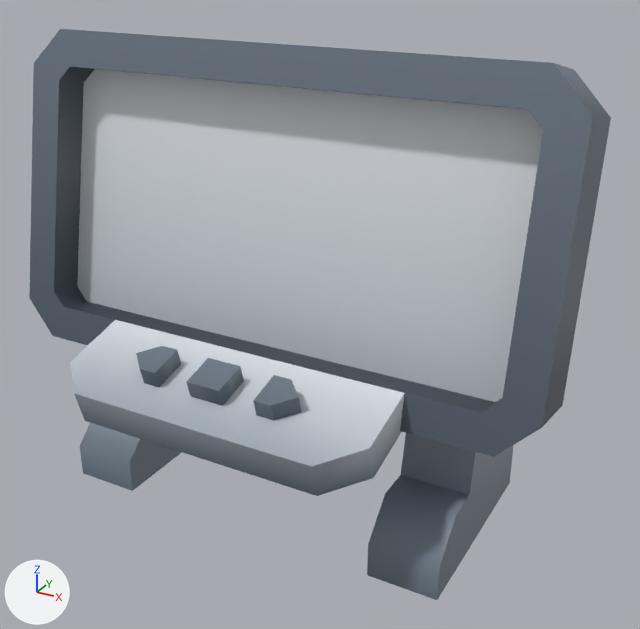
The glTF model client/public/assets/kenney-station/computer-screen.glb, before and after one commit.
Camera for both pictures: a camera (50 mm lens) standing at (0.601, -0.954, 0.795) and looking at (0.06, 0.031, 0.302). The lights are fixed; the arrows at lower left show +X, +Y and +Z. The picture after the commit comes second. Where no turn or scale is listed for an object, it has been applied to the vertices. Vertices at exactly the same position are counted once.

Objects in the first picture: 'computer-screen'.
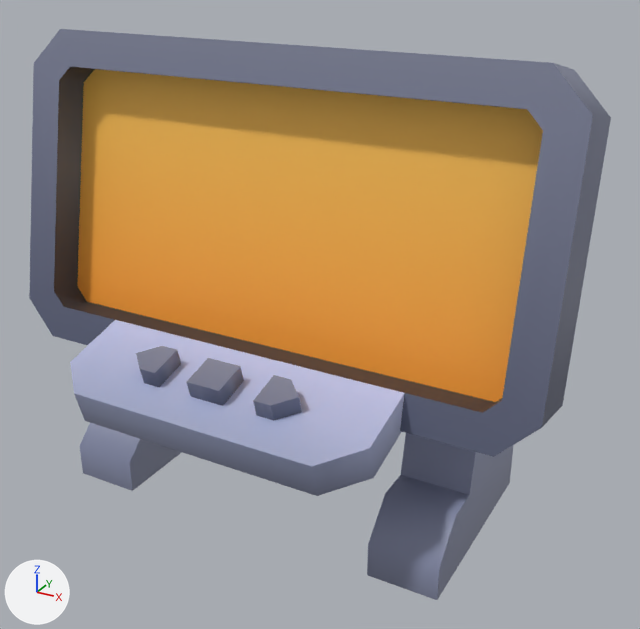
Where the change shows, as pixel boxes (x1, y1, x2, y2) in the pictures (640 x 629 px):
part 1 of me_computer_screen, recoloured
    both: (29, 29, 609, 600)
part 2 of me_computer_screen, recoloured
    both: (70, 69, 543, 496)
part 3 of me_computer_screen, recoloured
    both: (54, 66, 520, 413)

The edits, one by one:
me_computer_screen has 124 vertices, 198 faces and spans x -0.4..0.4, y -0.219..0.219, z -0.33..0.33.
me_computer_screen is used by ob_computer_screen; location (0.0, 0.013, 0.33).
me_computer_screen part 1: 139 faces centred in x -0.4..0.4, y -0.215..0.219, z -0.33..0.324 are repainted in the vertex colours; the middle colour goes from greyish blue #6c7885 to greyish blue #7d829a.
me_computer_screen part 2: 34 faces centred in x -0.3..0.3, y -0.199..0.194, z -0.112..0.265 are repainted in the vertex colours; the middle colour goes from light grey #d6dce2 to light grey #bbc4c9.
me_computer_screen part 3: 25 faces centred in x -0.35..0.35, y -0.058..0.161, z -0.124..0.278 are repainted in the vertex colours; the middle colour goes from dark blue #3b4751 to dark grey #424249.
